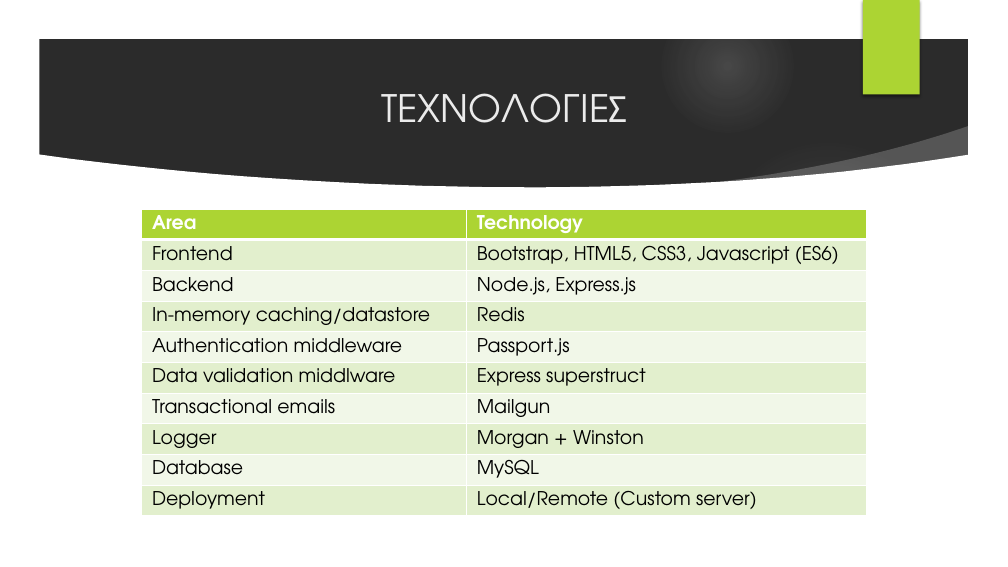
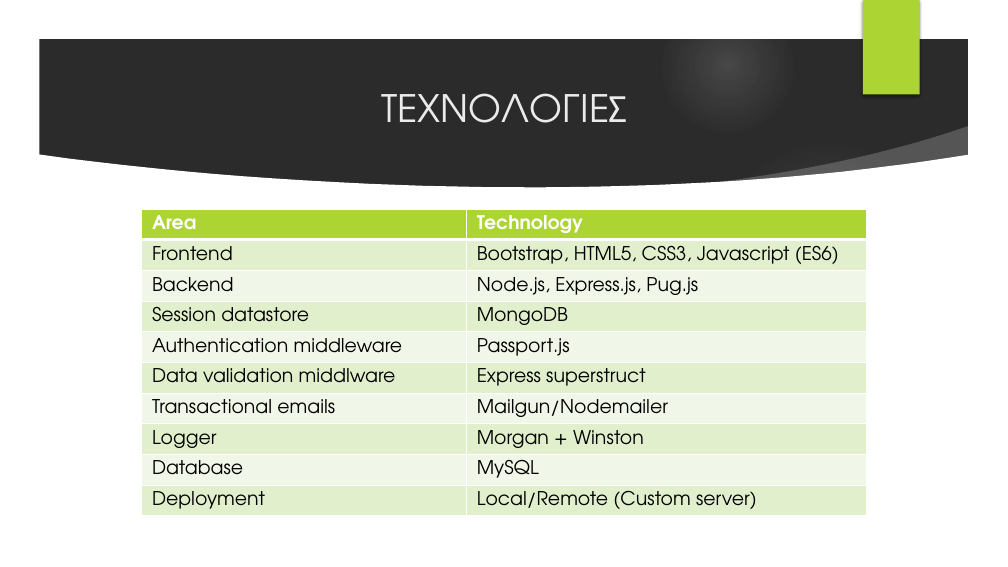
Before and after one commit to STiXzoOR/up-flightfinder-v2, a slide deck: slide 4 of resources/report/project_preview.pptx. Drawn at 1008x567 pixels with LibreOffice and Linux fonts; fonts in the diff are those of the drawing; background and template pictures are left out; a plain dark background stands for a picture behind light text. Boxes give left, top, right and bottom in pixels: in the first picture for what was removed or moved away, otherwise in the second. Text is boxed around its words. In the diff, an @@ line names an element or a change of style, - is before the commit and + after.

```diff
--- a/resources/report/project_preview.pptx
+++ b/resources/report/project_preview.pptx
@@ table at (142,209,867,531) @@
-row 3, column 2: Node.js, Express.js
+row 3, column 2: Node.js, Express.js, Pug.js
-row 4, column 1: In-memory caching/datastore
+row 4, column 1: Session datastore
-row 4, column 2: Redis
+row 4, column 2: MongoDB
-row 7, column 2: Mailgun
+row 7, column 2: Mailgun/Nodemailer
```
Also in this commit, not shown: 1 other file.
